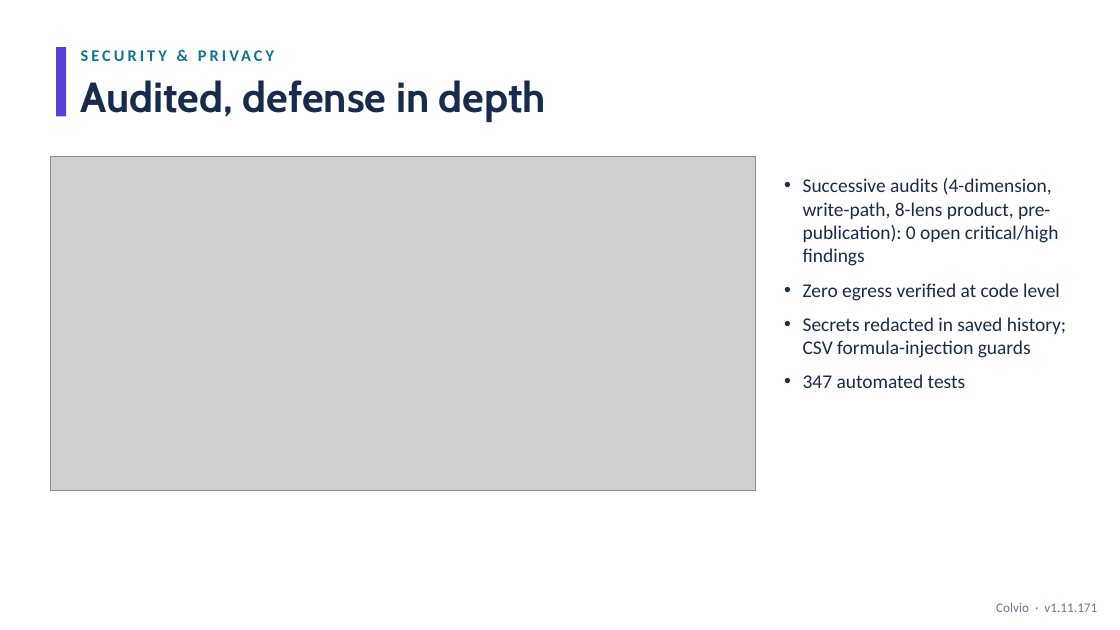
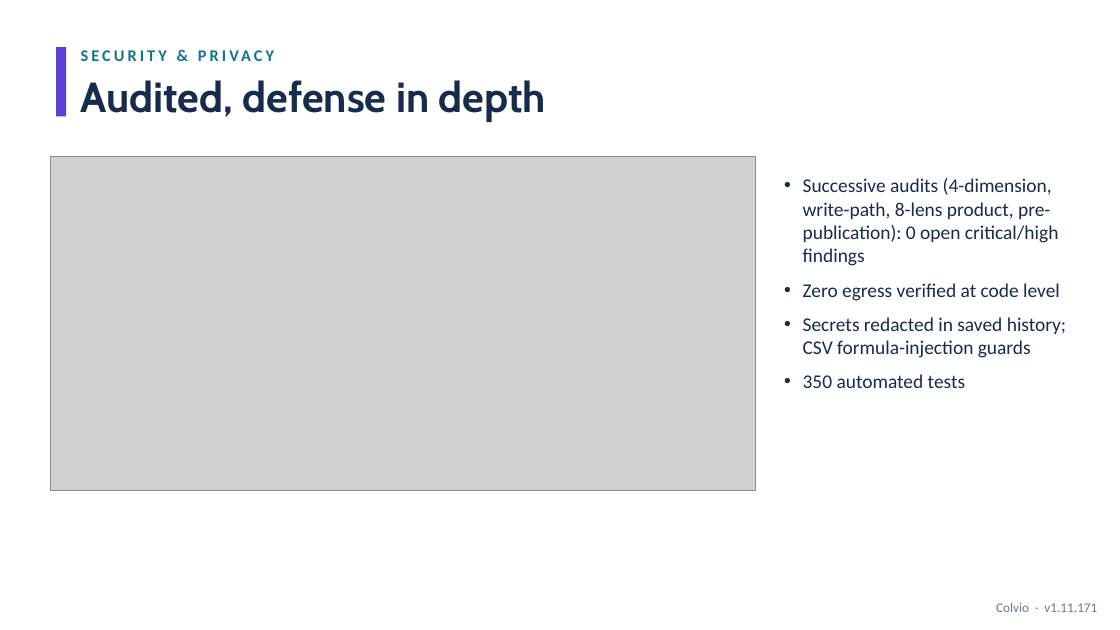
Before and after one commit to zmissoum/colvio, a slide deck: slide 10 of docs/Colvio_Walkthrough.pptx. Drawn at 1120x630 pixels with LibreOffice and Linux fonts; fonts in the diff are those of the drawing; grey boxes stand for pictures. Boxes give left, top, right and bottom in pixels: in the first picture for what was removed or moved away, otherwise in the second. Text is boxed around its words. In the diff, an @@ line names an element or a change of style, - is before the commit and + after.

```diff
--- a/docs/Colvio_Walkthrough.pptx
+++ b/docs/Colvio_Walkthrough.pptx
@@ text at [803,374,965,388]: text changed @@
-• 347 automated tests
+• 350 automated tests
```
Also in this commit, not shown: 19 other files.
